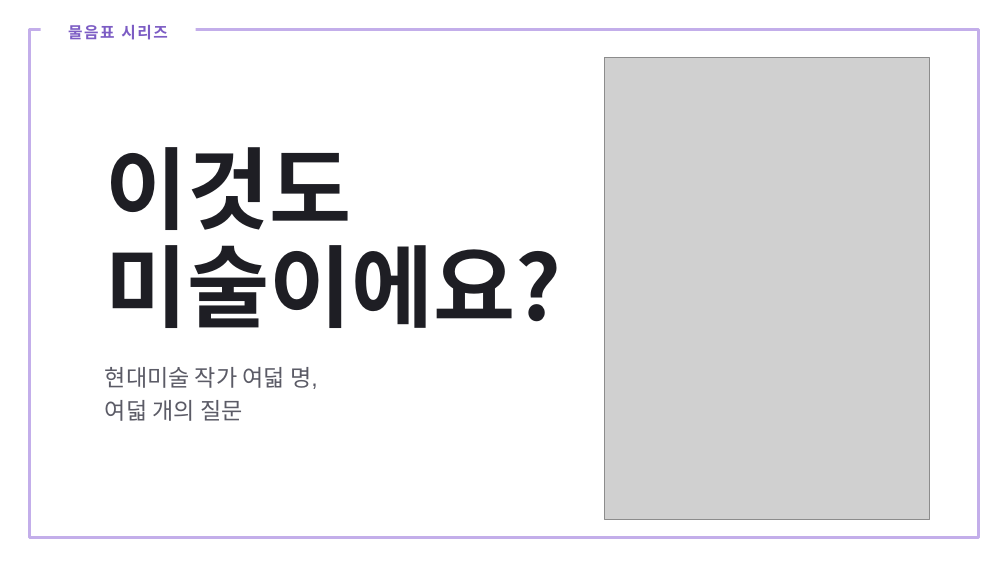
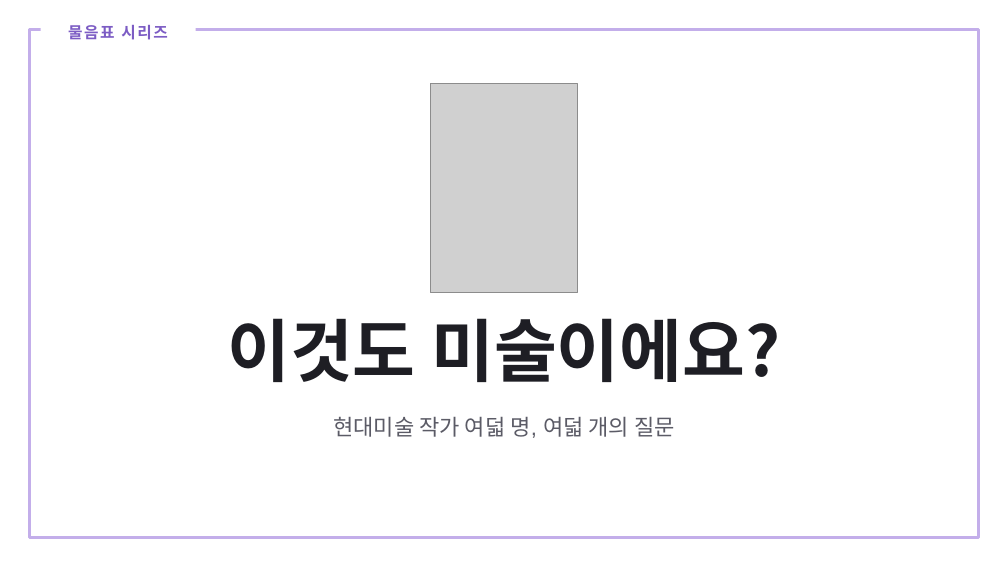
Before and after one commit to joyhanju/joyhanju.github.io, a slide deck: slide 1 of materials/this-is-art/이것도미술이에요_수업PPT.pptx. Drawn at 1008x567 pixels with LibreOffice and Linux fonts; fonts in the diff are those of the drawing; grey boxes stand for pictures. Boxes give left, top, right and bottom in pixels: in the first picture for what was removed or moved away, otherwise in the second. Text is boxed around its words. In the diff, an @@ line names an element or a change of style, - is before the commit and + after.

```diff
--- a/materials/this-is-art/이것도미술이에요_수업PPT.pptx
+++ b/materials/this-is-art/이것도미술이에요_수업PPT.pptx
@@ picture: place and size @@
-picture at [605,57,929,520]
+picture at [430,83,577,293]
@@ text at [227,318,780,382]: text changed; size 85 to 65 pt @@
-이것도
-미술이에요?
+이것도 미술이에요?
@@ text at [333,417,675,438]: text changed; size 22 to 21 pt @@
-현대미술 작가 여덟 명,
-여덟 개의 질문
+현대미술 작가 여덟 명, 여덟 개의 질문
```
Also in this commit, not shown: 1 other file.
